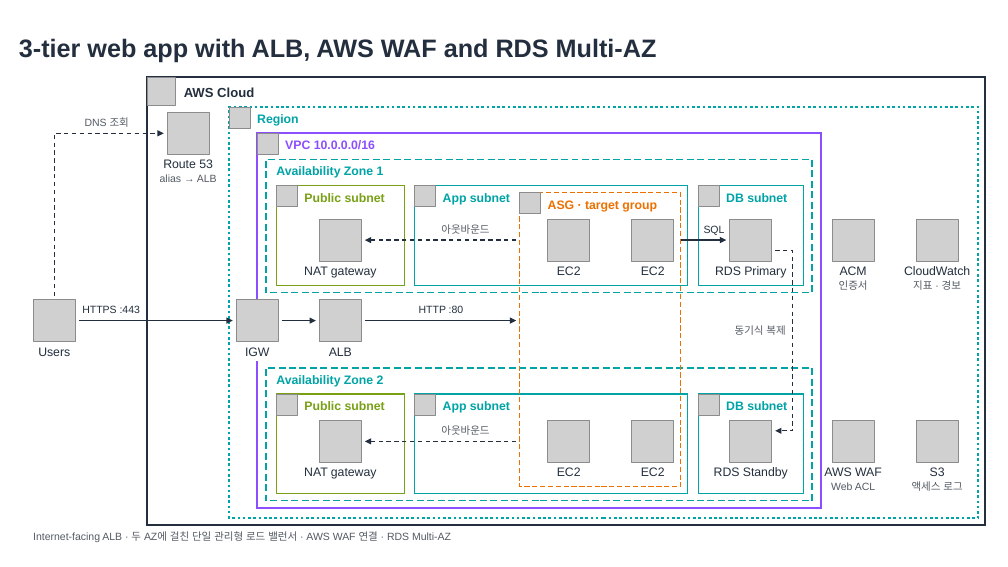
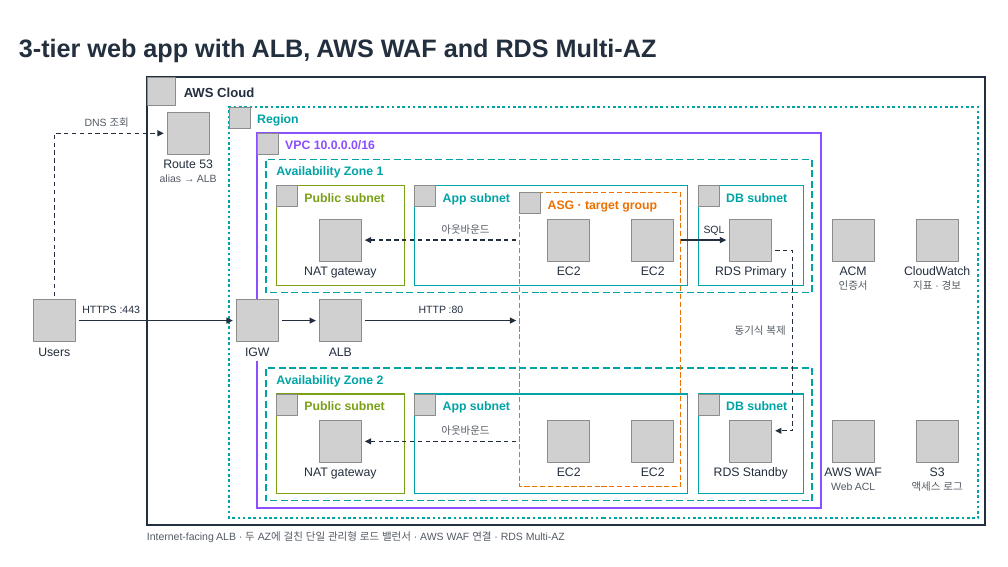
Before and after one commit to conft2k/aws-topology, a slide deck: slide 2 of docs/examples/reference-architectures.pptx. Drawn at 1008x567 pixels with LibreOffice and Linux fonts; fonts in the diff are those of the drawing; grey boxes stand for pictures. Boxes give left, top, right and bottom in pixels: in the first picture for what was removed or moved away, otherwise in the second. Text is boxed around its words. In the diff, an @@ line names an element or a change of style, - is before the commit and + after.

```diff
--- a/docs/examples/reference-architectures.pptx
+++ b/docs/examples/reference-architectures.pptx
@@ text "Internet-facing ALB · 두 AZ에 ...": place and size @@
-text "Internet-facing ALB · 두 AZ에 ..." at [33, 531, 451, 542]
+text "Internet-facing ALB · 두 AZ에 ..." at [147, 531, 565, 542]
```
Also in this commit, not shown: 3 other slides changed, 20 other files.
